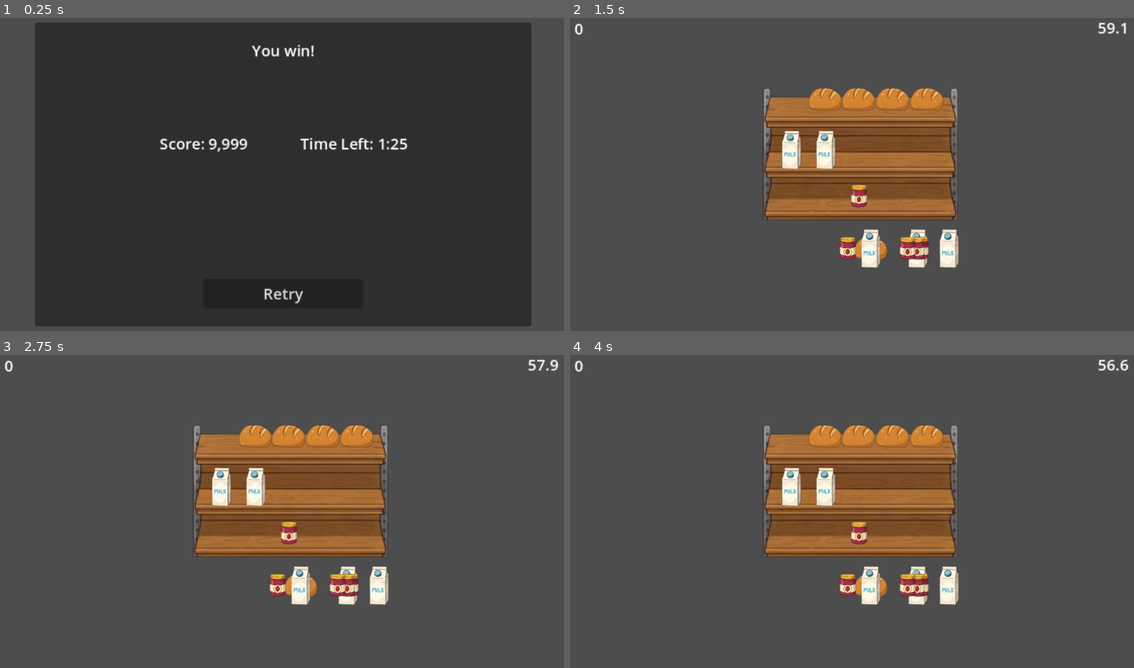
Above: before the commit, frames 1-4 (two rows, left to right).
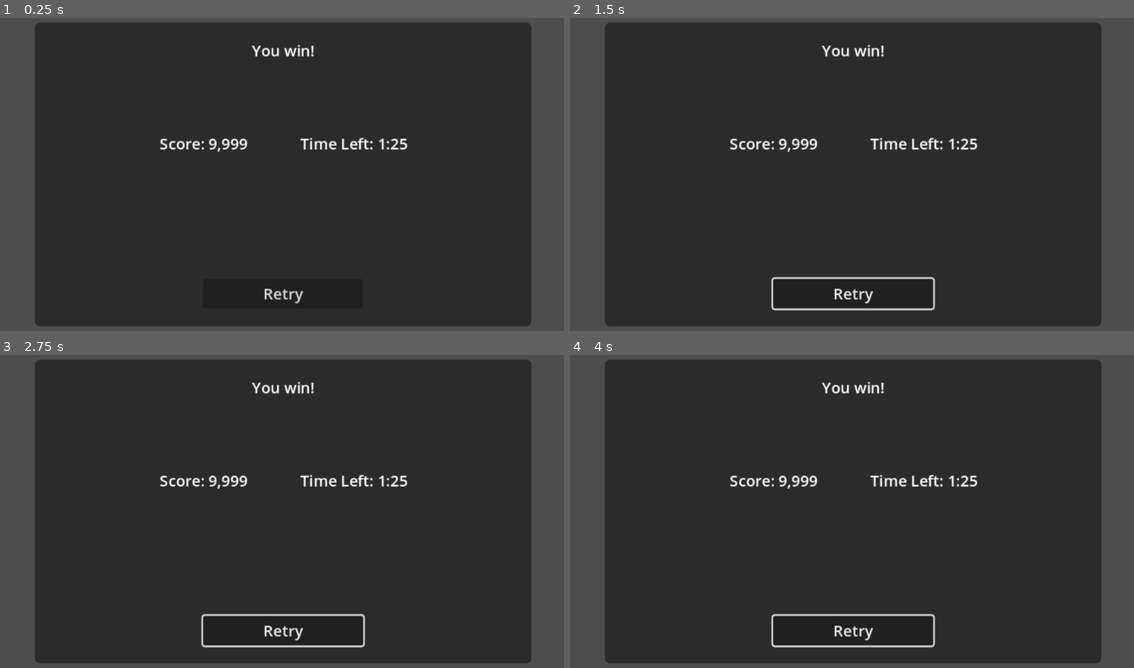
Above: after the commit, the same moments.

Repository: rockgem/dave-man-grocery-game
Game: Godot game, scene res://actors/ui/GameOverView.tscn
The game is run twice, just before and just after one commit, with the same random seed, the same clock (stepped at 60 frames per second) and the same inputs. This scene is started directly instead of the project's main scene.
Inputs (mouse positions are in pixels of both pictures, inside the frame that each line leads up to):
- Up to frame 1 (0.25 s): no input
- Up to frame 2 (1.5 s): click (852, 293) at 0.5 s, where only the run before the commit has a clickable "Retry"; tap Enter at 1.25 s; move the mouse to (987, 158) at 1.27 s; click (987, 158) at 1.42 s
- Up to frame 3 (2.75 s): drag from (163, 527) to (219, 436) at 2.02 s
- Up to frame 4 (4 s): move the mouse to (914, 436) at 2.77 s; click (914, 436) at 2.92 s; drag from (823, 580) to (823, 436) at 3.52 s

The runs differ from the first frame. In frame 1, less than 0.1% of the frame differs, in the area x 6-95%, y 1-99%; in frame 2, 85%; in frame 3, 85%; in frame 4, 85%, in the area x 0-100%, y 1-99%.
Error before the commit: Invalid access to property or key 'position' on a base object of type 'InputEventKey'. (res://actors/DraggableItem.gd:20)
Error after the commit: Invalid access to property or key 'score' on a base object of type 'Nil'. (res://actors/ui/GameOverView.gd:7)

Commit message:
game over logic

Diff:
--- a/actors/Shelf.gd
+++ b/actors/Shelf.gd
@@ -32,5 +32,19 @@
 			ManagerGame.global_main_ref.spawn_obj(item, p)
 
 
+func has_vacant_slots() -> bool:
+	var has_vacant = false
+	for slot: Slot in get_tree().get_nodes_in_group("Slot"):
+		if slot.item_type == slot.ITEM_TYPE.VACANT:
+			has_vacant = true
+
+			break
+
+	return has_vacant
+
+
 func on_food_placed_on_shelf():
 	ManagerGame.global_ui_ref.animate_score(420)
+
+	if has_vacant_slots() == false:
+		ManagerGame.game_over.emit()
--- a/actors/Slot.tscn
+++ b/actors/Slot.tscn
@@ -6,7 +6,7 @@
 [sub_resource type="RectangleShape2D" id="RectangleShape2D_jdgs0"]
 size = Vector2(32, 36)
 
-[node name="Slot" type="Area2D"]
+[node name="Slot" type="Area2D" groups=["Slot"]]
 collision_layer = 2
 collision_mask = 4
 script = ExtResource("1_hn5tt")
--- a/actors/ui/GameOverView.gd
+++ b/actors/ui/GameOverView.gd
@@ -1,5 +1,16 @@
 extends Control
+
+
+func _ready() -> void:
+	get_tree().paused = true
+
+	$Panel/HBoxContainer/Score.text = 'Score: %s' % ManagerGame.global_main_ref.score
+	$Panel/HBoxContainer/Time.text = 'Time Left: %0.1f' % ManagerGame.global_ui_ref.level_timer.time_left
 
 
 func _on_retry_pressed() -> void:
 	get_tree().change_scene_to_file('res://scenes/Main.tscn')
+
+
+func _on_tree_exiting() -> void:
+	get_tree().paused = false
--- a/actors/ui/GameOverView.tscn
+++ b/actors/ui/GameOverView.tscn
@@ -1,6 +1,13 @@
-[gd_scene load_steps=2 format=3 uid="uid://b20ilpl0ou4dj"]
+[gd_scene load_steps=3 format=3 uid="uid://b20ilpl0ou4dj"]
 
 [ext_resource type="Script" uid="uid://b48rw1qg1ihc0" path="res://actors/ui/GameOverView.gd" id="1_27m5g"]
+
+[sub_resource type="StyleBoxFlat" id="StyleBoxFlat_27m5g"]
+bg_color = Color(0.169245, 0.169245, 0.169245, 1)
+corner_radius_top_left = 6
+corner_radius_top_right = 6
+corner_radius_bottom_right = 6
+corner_radius_bottom_left = 6
 
 [node name="GameOverView" type="Control"]
 layout_mode = 3
@@ -22,6 +29,7 @@
 offset_bottom = -20.0
 grow_horizontal = 2
 grow_vertical = 2
+theme_override_styles/panel = SubResource("StyleBoxFlat_27m5g")
 
 [node name="Label" type="Label" parent="Panel"]
 layout_mode = 1
@@ -72,4 +80,5 @@
 grow_vertical = 0
 text = "Retry"
 
+[connection signal="tree_exiting" from="." to="." method="_on_tree_exiting"]
 [connection signal="pressed" from="Panel/Retry" to="." method="_on_retry_pressed"]
--- a/globals/ManagerGame.gd
+++ b/globals/ManagerGame.gd
@@ -2,7 +2,7 @@
 
 
 signal food_placed_on_shelf
-
+signal game_over
 
 var global_main_ref: MainGame
 var global_ui_ref
--- a/globals/ManagerGame.tscn
+++ b/globals/ManagerGame.tscn
@@ -3,4 +3,5 @@
 [ext_resource type="Script" uid="uid://c5wt0c13g6jt0" path="res://globals/ManagerGame.gd" id="1_c45a4"]
 
 [node name="ManagerGame" type="Node"]
+process_mode = 3
 script = ExtResource("1_c45a4")
--- a/project.godot
+++ b/project.godot
@@ -34,6 +34,10 @@
 naming/scene_name_casing=1
 naming/script_name_casing=1
 
+[global_group]
+
+Slot=""
+
 [input_devices]
 
 pointing/emulate_touch_from_mouse=true
--- a/scenes/Ui.gd
+++ b/scenes/Ui.gd
@@ -1,15 +1,23 @@
 extends CanvasLayer
 
-
-
+@onready var level_timer = $LevelTimer
 
 func _ready() -> void:
+	ManagerGame.game_over.connect(on_game_over)
+
 	ManagerGame.global_ui_ref = self
 
 
 func _physics_process(delta: float) -> void:
 	$Time.text = '%0.1f' % $LevelTimer.time_left
 	$Score.text = '%s' % ManagerGame.global_main_ref.score
+
+
+func pop_to_ui(instance):
+	for child in $Popup.get_children():
+		child.queue_free()
+
+	$Popup.add_child(instance)
 
 
 func animate_score(new_score):
@@ -19,3 +27,9 @@
 
 func _on_level_timer_timeout() -> void:
 	pass # Replace with function body.
+
+
+func on_game_over():
+	var i = load('res://actors/ui/GameOverView.tscn').instantiate()
+
+	pop_to_ui(i)
--- a/scenes/Ui.tscn
+++ b/scenes/Ui.tscn
@@ -3,7 +3,11 @@
 [ext_resource type="Script" uid="uid://gj7fib8xow5w" path="res://scenes/Ui.gd" id="1_agcvy"]
 
 [node name="UI" type="CanvasLayer"]
+process_mode = 3
 script = ExtResource("1_agcvy")
+
+[node name="Popup" type="CanvasLayer" parent="."]
+layer = 102
 
 [node name="Score" type="Label" parent="."]
 offset_left = 27.0
@@ -39,6 +43,7 @@
 offset_bottom = 32.0
 
 [node name="LevelTimer" type="Timer" parent="."]
+process_mode = 1
 wait_time = 60.0
 autostart = true
 
